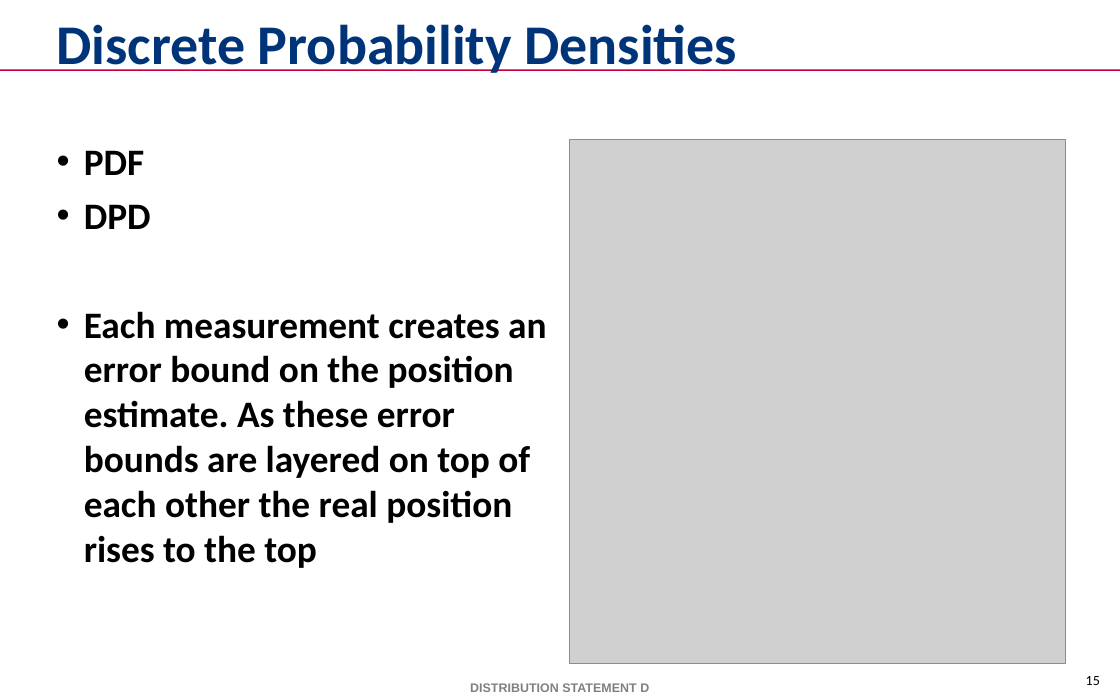
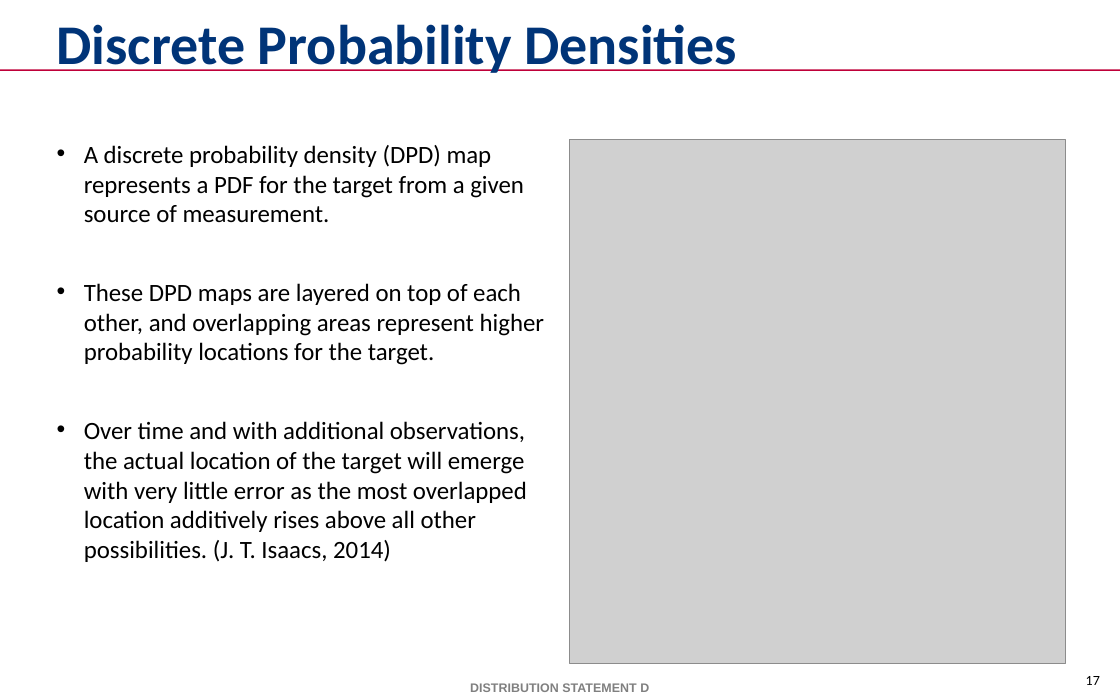
Before and after one commit to mikewkozak/IRE, a slide deck: slide 17 of Documentation/mkozak - Intent Recognition Engine.pptx (slide 15 before the commit). Drawn at 1120x700 pixels with LibreOffice and Linux fonts; fonts in the diff are those of the drawing; grey boxes stand for pictures; background and template pictures are left out. Boxes give left, top, right and bottom in pixels: in the first picture for what was removed or moved away, otherwise in the second. Text is boxed around its words. In the diff, an @@ line names an element or a change of style, - is before the commit and + after.

```diff
--- a/Documentation/mkozak - Intent Recognition Engine.pptx
+++ b/Documentation/mkozak - Intent Recognition Engine.pptx
@@ text at (x1=84, y1=145, x2=544, y2=562): text changed; size 24 to 16 pt; bold off @@
-• PDF
-• DPD
-• Each measurement creates an error bound on the position estimate. As these error bounds are layered on top of each other the real position rises to the top
+• A discrete probability density (DPD) map represents a PDF for the target from a given source of measurement.
+• These DPD maps are layered on top of each other, and overlapping areas represent higher probability locations for the target.
+• Over time and with additional observations, the actual location of the target will emerge with very little error as the most overlapped location additively rises above all other possibilities. (J. T. Isaacs, 2014)
@@ page number at (x1=1086, y1=676, x2=1100, y2=685): text changed @@
-15
+17
```
Also in this commit, not shown: 16 other slides changed, 8 slides added, 4 slides removed, 5 other files.
